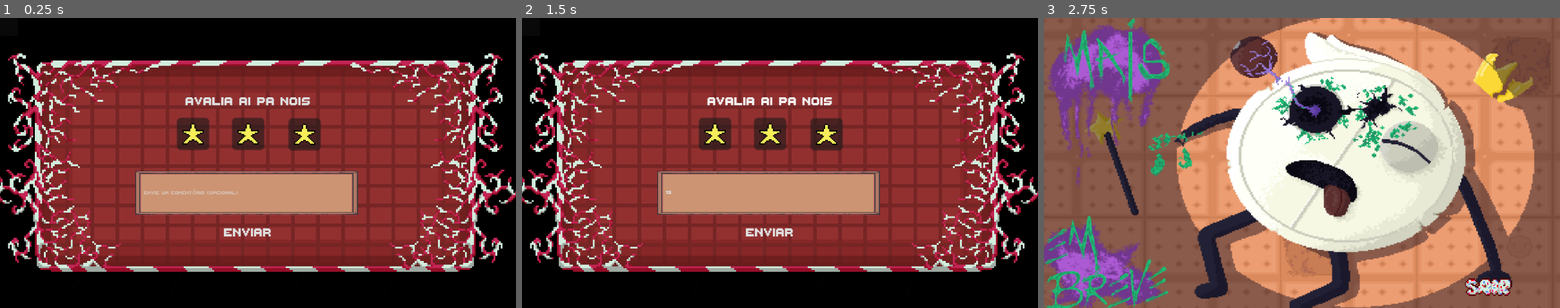
Above: before the commit, frames 1-3 (left to right).
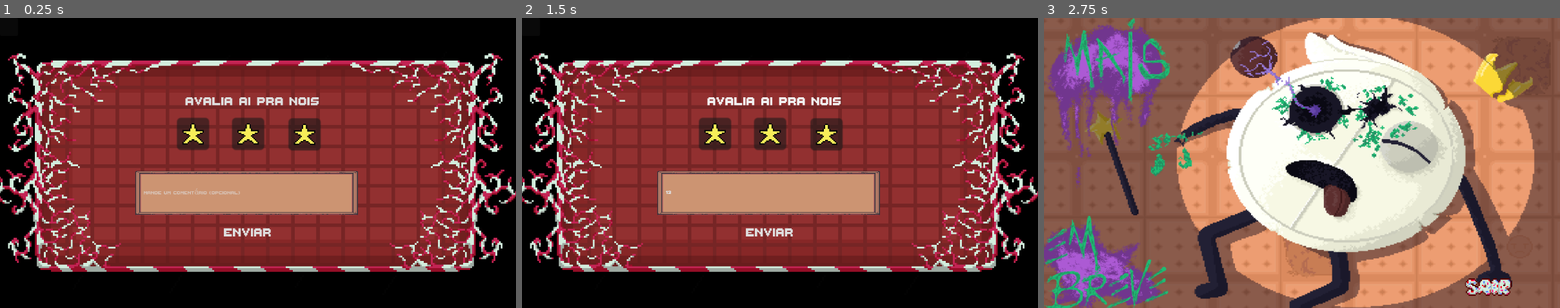
Above: after the commit, the same moments.

Repository: mtab-dev/bulletspeel
Game: Godot game, scene res://scenes/levels/beta_screen.tscn
Same seed, same stepped clock (60 frames per second), same inputs: the game is played once before the commit and once after it. This scene is started directly instead of the project's main scene.
Inputs (mouse positions are in pixels of both pictures, inside the frame that each line leads up to):
- Up to frame 1 (0.25 s): no input
- Up to frame 2 (1.5 s): click (769, 192) at 0.52 s; type "12" at 0.6 s; click "AVALIA AI PA NOIS" (after the commit: "AVALIA AI PRA NOIS") at 1.25 s
- Up to frame 3 (2.75 s): click "ENVIAR" at 2 s

The runs differ from the first frame. In frame 1, 0.2% of the frame differs, in the area x 28-62%, y 27-61%; in frame 2, 0.2%; in frame 3, nothing differs.

Commit message:
feat: translate beta screen

Diff:
--- a/scripts/infra/ratingRequest.gd
+++ b/scripts/infra/ratingRequest.gd
@@ -2,11 +2,25 @@
 
 @onready var app: HTTPRequest = $HTTPRequest
 @export var rating: int
+@onready var title: Button = $title
+@onready var send: Button = $send
+@onready var lineText: LineEdit = $LineEdit
 var clientFeedback: String = "aaaaaaaa"
 
 
 func _ready():
-	pass
+	if Global.lang == "port":
+		title.text = "AVALIA AI PRA NOIS"
+		send.text = "ENVIAR"
+		lineText.placeholder_text = "Mande um comentário (opcional)"
+	if Global.lang == "eng":
+		title.text = "GIVE US A RATING"
+		send.text = "SEND"
+		lineText.placeholder_text = "Write down a feedback (optional)"
+	if Global.lang == "esp":
+		title.text = "ENVÍANOS UNA CALIFICACIÓN"
+		send.text = "ENVIAR"
+		lineText.placeholder_text = "Escriba un comentario (opcional)"
 
 func requestApi():
 	var url = "https://bullet-rating-e4a2d5156cb5.herokuapp.com/api/feedback/new"
